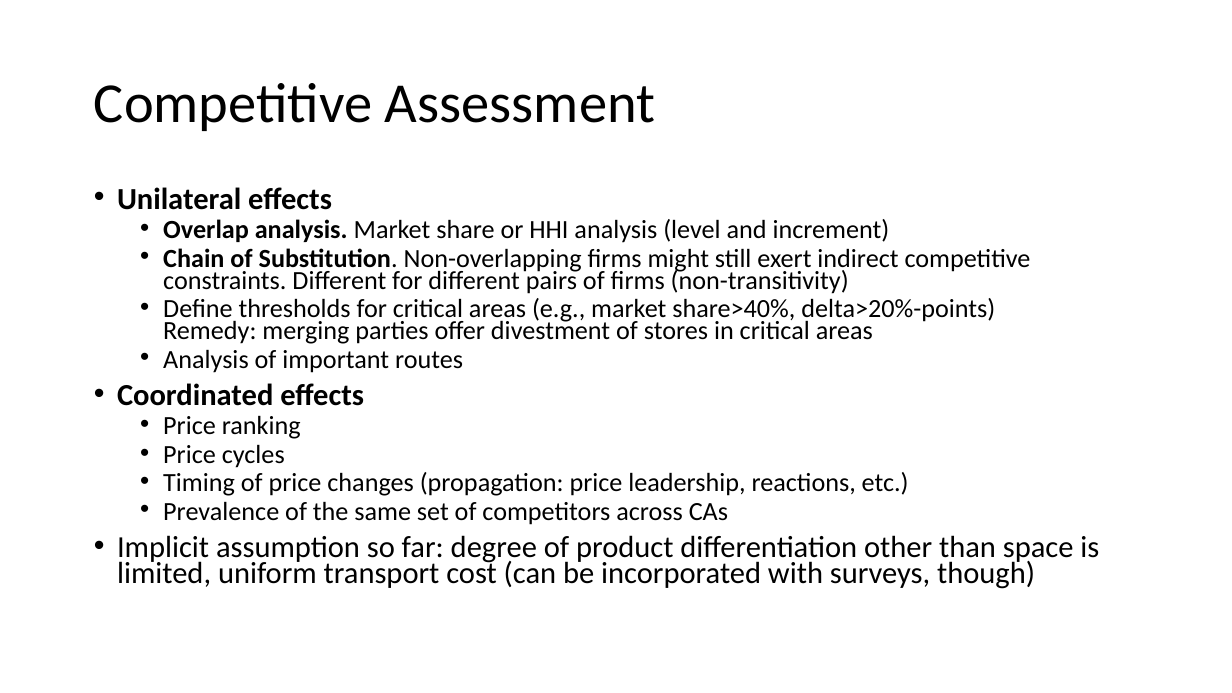
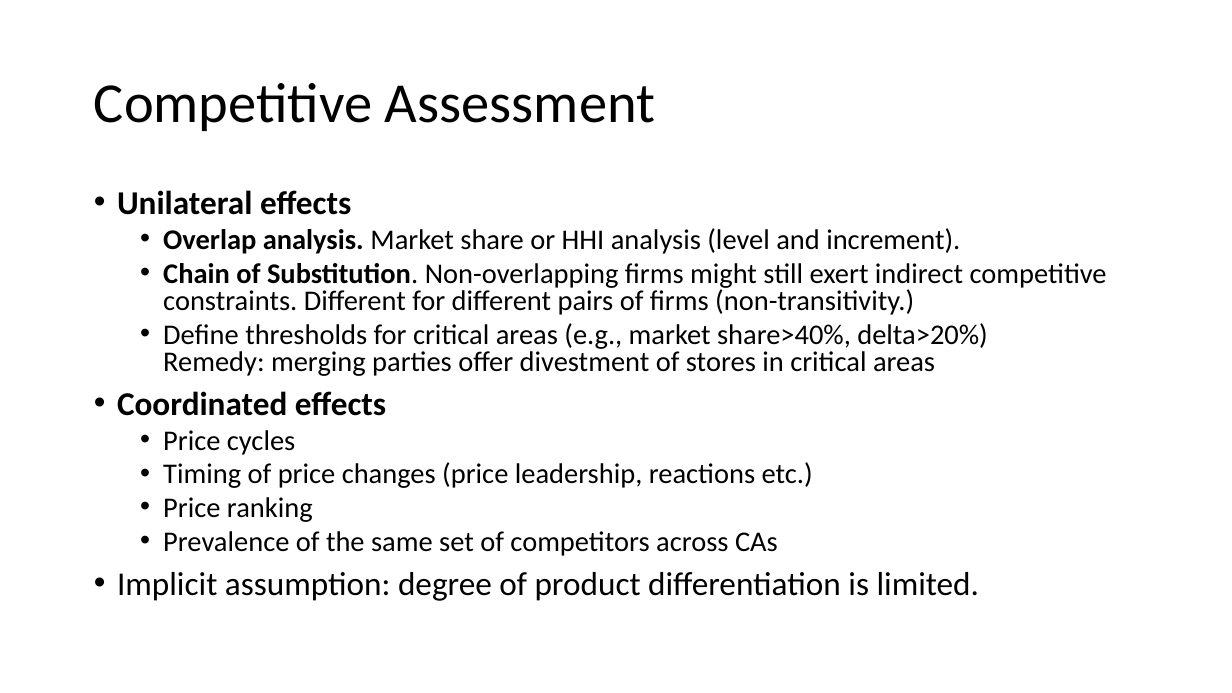
Before and after one commit to moritz-schwarz/website, a slide deck: slide 18 of resources/slides.pptx (slide 19 before the commit). Drawn at 1232x693 pixels with LibreOffice and Linux fonts; fonts in the diff are those of the drawing. Boxes give left, top, right and bottom in pixels: in the first picture for what was removed or moved away, otherwise in the second. Text is boxed around its words. In the diff, an @@ line names an element or a change of style, - is before the commit and + after.

```diff
--- a/resources/slides.pptx
+++ b/resources/slides.pptx
@@ text at [117, 190, 778, 556]: size 23.8 to 25.9 pt in "Unilateral effects", "Coordinated effects"; size 20.4 to 22.2 pt in "Price ranking", "Prevalence of the same set of competitors ..."; line spacing 0.7 to 0.8 @@
@@ text at [163, 228, 1107, 376]: text changed; size 20.4 to 22.2 pt @@
-  • Overlap analysis. Market share or HHI analysis (level and increment)
-  • Chain of Substitution. Non-overlapping firms might still exert indirect competitive constraints. Different for different pairs of firms (non-transitivity)
-  • Define thresholds for critical areas (e.g., market share>40%, delta>20%-points)
-    Remedy: merging parties offer divestment of stores in critical areas
-  • Analysis of important routes
+  • Overlap analysis. Market share or HHI analysis (level and increment).
+  • Chain of Substitution. Non-overlapping firms might still exert indirect competitive constraints. Different for different pairs of firms (non-transitivity.)
+  • Define thresholds for critical areas (e.g., market share>40%, delta>20%)
+    Remedy: merging parties offer divestment of stores in critical areas
@@ text at [163, 430, 813, 488]: paragraphs added @@
+  • Price cycles
+  • Timing of price changes (price leadership, reactions etc.)
@@ text at [163, 444, 909, 496]: paragraphs removed @@
-  • Price cycles
-  • Timing of price changes (propagation: price leadership, reactions, etc.)
@@ text at [117, 572, 980, 601]: text changed; size 23.8 to 25.9 pt @@
-• Implicit assumption so far: degree of product differentiation other than space is limited, uniform transport cost (can be incorporated with surveys, though)
+• Implicit assumption: degree of product differentiation is limited.
```
Also in this commit, not shown: 14 other slides changed, 7 slides removed, 1 other file.
